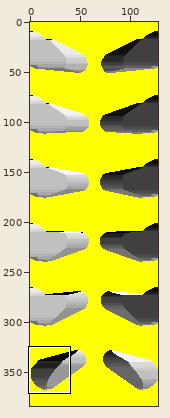
One commit to this sprite sheet: convert/flippers.gif. The picture above shows the old version from afar; the outline marks the close-up.
Close-up. Before:
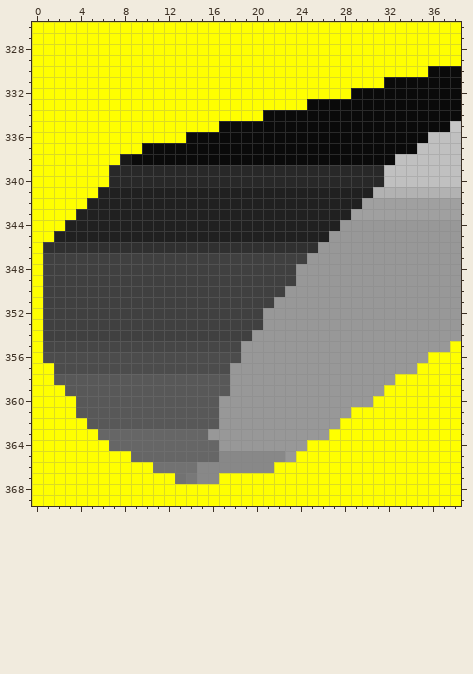
The file is 128x384 pixels. Colours within 5 levels of each other are drawn and written as one. Shown: x 0..38, y 326..369. The commit also changed other parts of the picture, which this record leaves out.
Once edited:
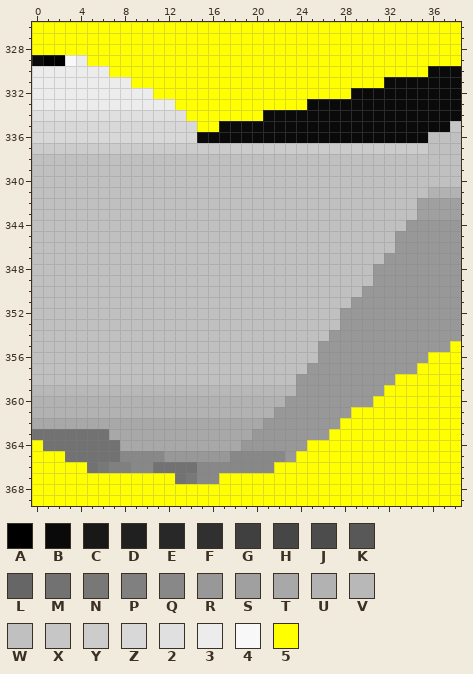
Palette (. is transparent): A #000000  B #0a0a0a  C #181818  D #202020  E #282828  F #303030  G #404040  H #464646  J #4c4c4c  K #585858  L #666666  M #727272  N #787878  P #808080  Q #888888  R #989898  S #a0a0a0  T #a8a8a8  U #b2b2b2  V #b8b8b8  W #c0c0c0  X #c6c6c6  Y #cccccc  Z #d8d8d8  2 #e0e0e0  3 #ececec  4 #f8f8f8  5 #ffff00
The edit:
Changed rows in their new state; - is an unchanged pixel.
first column x 0:
329 BAA43-------------------------------
330 3333333-----------------------------
331 333333333---------------------------
332 33333333333-------------------------
333 3333333333333-----------------------
334 22222222222222----------------------
335 ZZZZZZZZZZZZZZZ---------------------
336 ZZZZZZZZZZZZZZZ---------------------
337 YYYYYYYYYYYYYYYYYYYYYYYYYYYYYYYYYYYY
338 WWWWWWWWWWWWWWWWWWWWWWWWWWWWWWWWW---
339 WWWWWWWWWWWWWWWWWWWWWWWWWWWWWWWW----
340 WWWWWWWWWWWWWWWWWWWWWWWWWWWWWWWW----
341 WWWWWWWWWWWWWWWWWWWWWWWWWWWWWWWWWWWW
342 WWWWWWWWWWWWWWWWWWWWWWWWWWWWWWWWWWW-
343 WWWWWWWWWWWWWWWWWWWWWWWWWWWWWWWWWWW-
344 WWWWWWWWWWWWWWWWWWWWWWWWWWWWWWWWWW--
345 WWWWWWWWWWWWWWWWWWWWWWWWWWWWWWWWW---
346 WWWWWWWWWWWWWWWWWWWWWWWWWWWWWWWWW---
347 WWWWWWWWWWWWWWWWWWWWWWWWWWWWWWWW----
348 WWWWWWWWWWWWWWWWWWWWWWWWWWWWWWW-----
349 WWWWWWWWWWWWWWWWWWWWWWWWWWWWWWW-----
350 WWWWWWWWWWWWWWWWWWWWWWWWWWWWWW------
351 WWWWWWWWWWWWWWWWWWWWWWWWWWWWW-------
352 WWWWWWWWWWWWWWWWWWWWWWWWWWWW--------
353 WWWWWWWWWWWWWWWWWWWWWWWWWWWW--------
354 WWWWWWWWWWWWWWWWWWWWWWWWWWW---------
355 WWWWWWWWWWWWWWWWWWWWWWWWWW----------
356 WWWWWWWWWWWWWWWWWWWWWWWWWW----------
357 WWWWWWWWWWWWWWWWWWWWWWWWW-----------
358 WWWWWWWWWWWWWWWWWWWWWWWW------------
359 VVVVVVVVVVVVVVVVVVVVVVVV------------
360 UUUUUUUUUUUUUUUUUUUUUUU-------------
361 UUUUUUUUUUUUUUUUUUUUUU--------------
362 TTTTTTTTTTTTTTTTTTTTT---------------
363 MMMMMMMTTTTTTTTTTTTT----------------
364 -MMMMMMMTTTTTTTTTTT-----------------
365 ---MMMMMQQQQRRRRRR------------------
366 -----MNPPQQ-------------------------
Boxes around the changes in both close-ups, in picture pixels (x1, y1, x2, y2):
changed: (32, 55, 428, 473)
